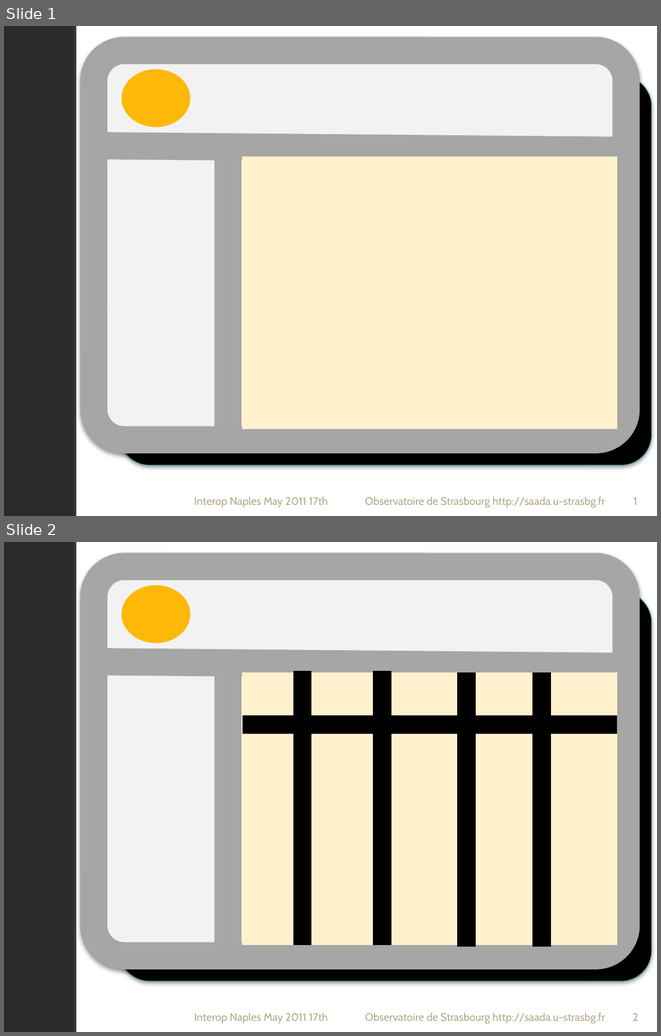
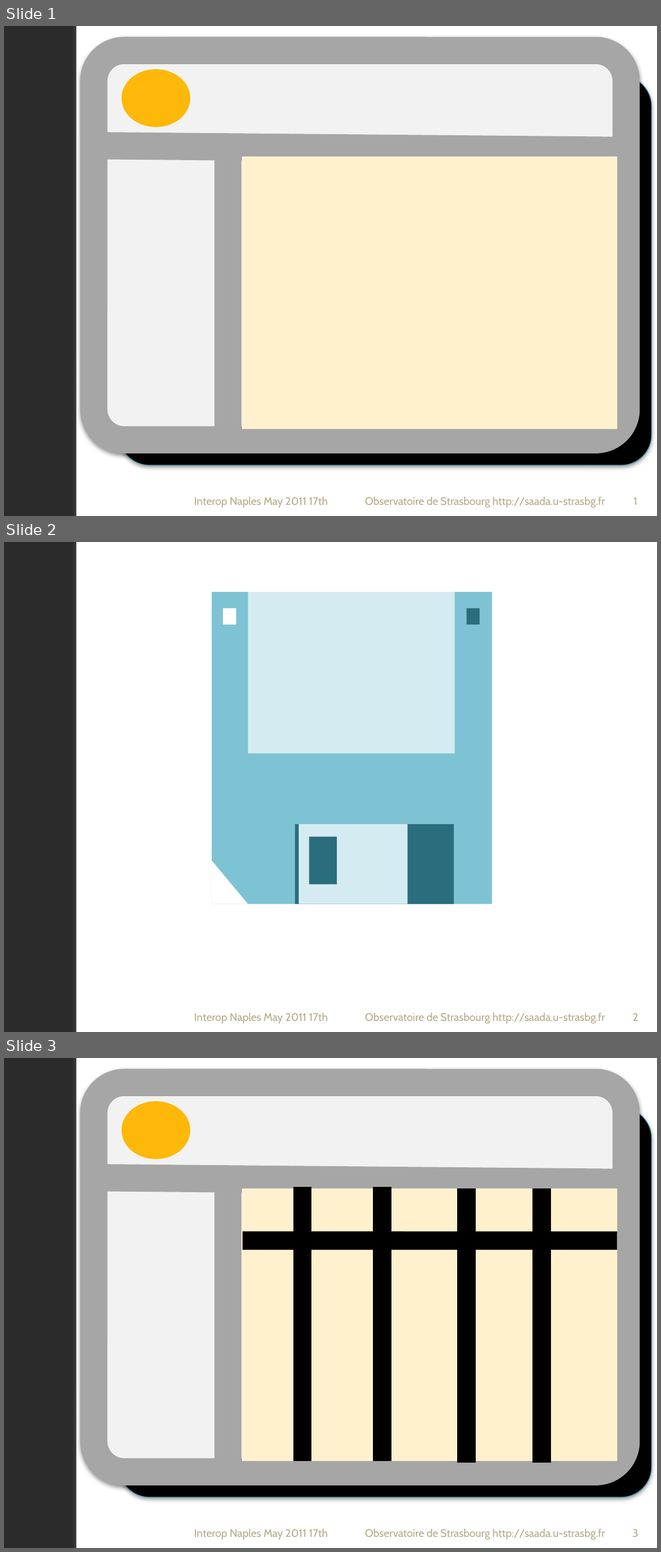
Before and after one commit to lmichel/saada, a slide deck: saadasvn/graphicalstuff/IconSource.pptx. Shown one above the other, each under a label of ours: slides 1 and 2 before the commit, slides 1, 2 and 3 after it. The pictures are 661x1036 and 661x1552 pixels, drawn with LibreOffice and Linux fonts; fonts in the diff are those of the drawing; background and template pictures are left out; a plain dark background stands for a picture behind light text. Boxes give left, top, right and bottom in pixels: in the first picture for what was removed or moved away, otherwise in the second. Text is boxed around its words. In the diff, an @@ line names an element or a change of style, - is before the commit and + after.

```diff
--- a/saadasvn/graphicalstuff/IconSource.pptx
+++ b/saadasvn/graphicalstuff/IconSource.pptx
@@ slide 2 added at [4, 542, 657, 1032], background picture (left out); not listed: 2 template elements that a slide beside it also shows @@
@@ group added at [212, 592, 492, 905]: 7 rectangles, 1 right triangle @@
@@ text added at [194, 1012, 328, 1023], 12 pt, text #B6A98A @@
+Interop Naples May 2011 17th
@@ text added at [365, 1012, 605, 1023], 12 pt, text #B6A98A @@
+Observatoire de Strasbourg http://saada.u-strasbg.fr
@@ page number added at [633, 1013, 638, 1021], 12 pt, text #B6A98A @@
+2
@@ what was slide 2 is now slide 3 @@
@@ page number at [633, 1529, 638, 1537]: text changed @@
-2
+3
```
Also in this commit, not shown: 1 other file.
